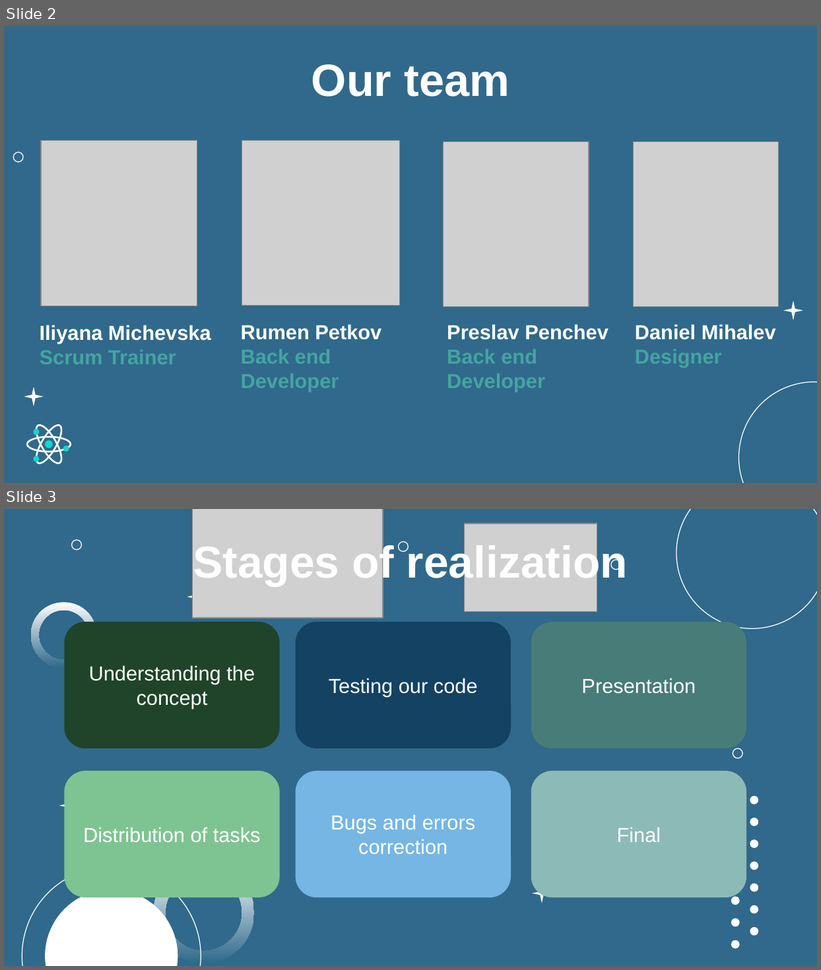
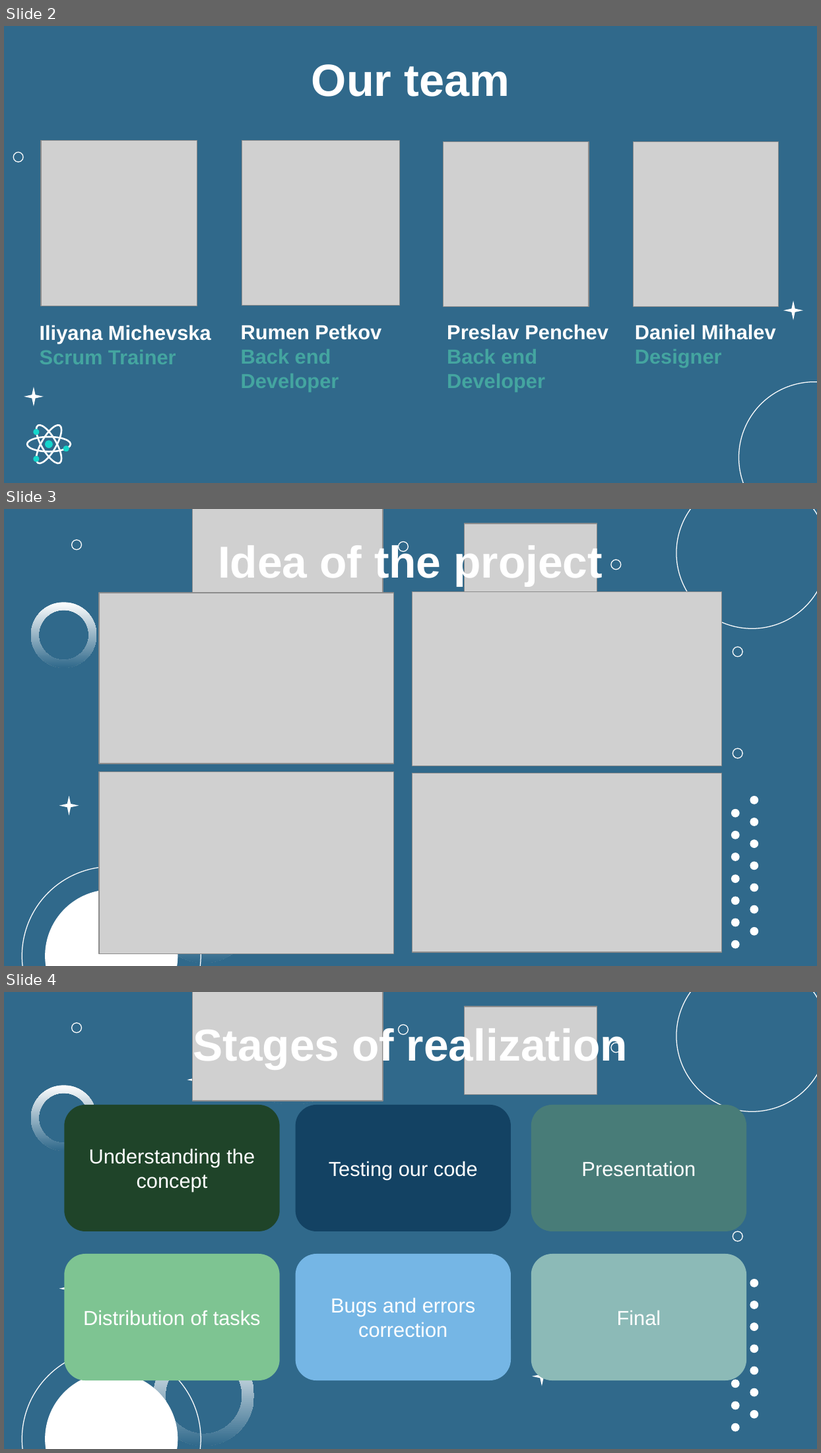
Before and after one commit to INMichevska20/C-B, a slide deck: Documentation/C&B Presentation.pptx. Shown one above the other, each under a label of ours: slides 2 and 3 before the commit, slides 2, 3 and 4 after it. The pictures are 821x970 and 821x1453 pixels, drawn with LibreOffice and Linux fonts; fonts in the diff are those of the drawing; grey boxes stand for pictures. Boxes give left, top, right and bottom in pixels: in the first picture for what was removed or moved away, otherwise in the second. Text is boxed around its words. In the diff, an @@ line names an element or a change of style, - is before the commit and + after.

Commit message:
Add idea slide

```diff
--- a/Documentation/C&B Presentation.pptx
+++ b/Documentation/C&B Presentation.pptx
@@ slide 3 added at [4, 509, 817, 966], background #30698B; not listed: 18 template elements that a slide beside it also shows @@
@@ picture added at [192, 509, 382, 618] @@
@@ picture added at [464, 524, 597, 611] @@
@@ title added at [218, 542, 603, 586], 39.6 pt, text #FFFFFF, bold @@
+Idea of the project
@@ ellipse added at [611, 559, 621, 569], outline #FFFFFF 0.75 pt @@
@@ star added at [187, 587, 207, 607], fill #FFFFFF @@
@@ picture added at [99, 593, 394, 764] @@
@@ picture added at [412, 592, 722, 766] @@
@@ ellipse added at [733, 647, 743, 657], outline #FFFFFF 0.75 pt @@
@@ ellipse added at [733, 749, 743, 758], outline #FFFFFF 0.75 pt @@
@@ picture added at [99, 772, 394, 955] @@
@@ picture added at [412, 773, 722, 952] @@
@@ star added at [59, 796, 79, 815], fill #FFFFFF @@
@@ group added at [731, 809, 739, 883]: 4 ellipses @@
@@ what was slide 3 is now slide 4 @@
```
